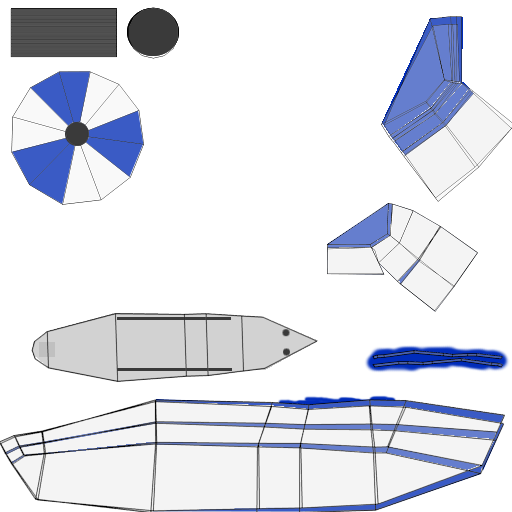
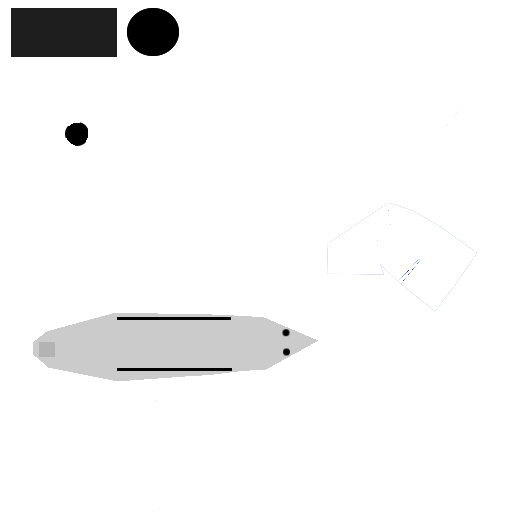
Layer changes from the first 512 × 512 image to the second:
hid "TurretUV.png" over [10, 7, 179, 205]
hid "RumpfUV.png" over [0, 313, 505, 512]
hid "BrigdeUV.png" over [327, 16, 512, 312]
painted on "Rumpf" over [5, 395, 505, 512]
hid "Geländer" over [364, 259, 510, 373]
painted on "Bridge" over [328, 17, 476, 283]
painted on "Turret" over [11, 71, 144, 204]
